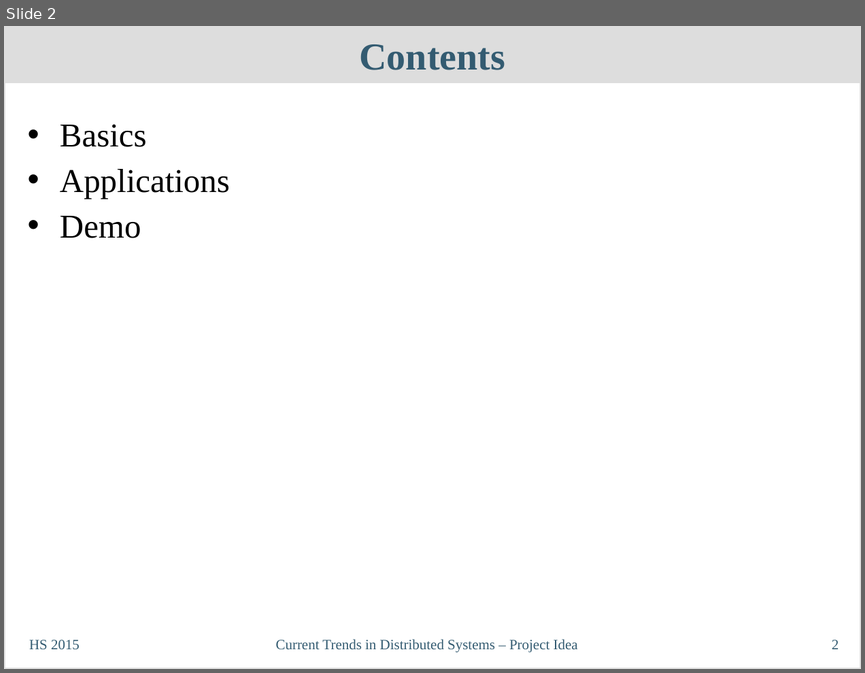
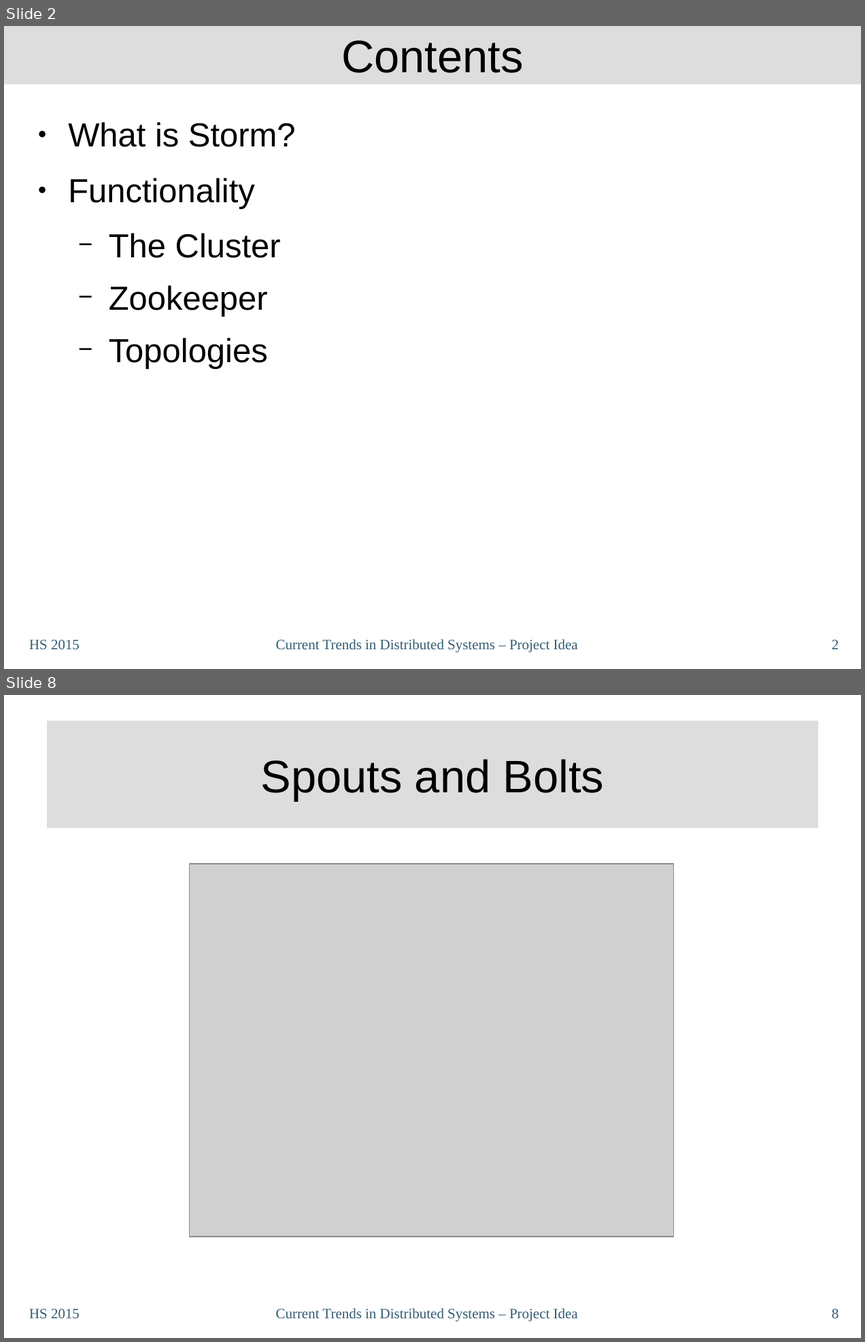
Before and after one commit to philipp-oldenburg/ctds-storm, a slide deck: Storm-Referat/CT-Präsentation - Patrick.odp. Shown one above the other, each under a label of ours: slide 2 before the commit, slides 2 and 8 after it; the slides between them are not shown. The pictures are 865x673 and 865x1342 pixels, drawn with LibreOffice and Linux fonts; fonts in the diff are those of the drawing; grey boxes stand for pictures. Boxes give left, top, right and bottom in pixels: in the first picture for what was removed or moved away, otherwise in the second. Text is boxed around its words. In the diff, an @@ line names an element or a change of style, - is before the commit and + after.

Commit message:
Added my part of the presentation + some images

```diff
--- a/Storm-Referat/CT-Präsentation - Patrick.odp
+++ b/Storm-Referat/CT-Präsentation - Patrick.odp
@@ slide 8 added at (4, 695, 861, 1338), background #FFFFFF @@
@@ title added at (47, 721, 818, 828), fill #DDDDDD, 38.2 pt, text #000000 @@
+Spouts and Bolts
@@ picture added at (190, 864, 674, 1236) @@
@@ text added at (29, 1308, 79, 1318), 12 pt, text #335B71 @@
+HS 2015
@@ text added at (276, 1308, 578, 1321), 12 pt, text #335B71 @@
+Current Trends in Distributed Systems – Project Idea
@@ page number added at (832, 1308, 838, 1318), 12 pt, text #335B71 @@
+8
@@ slide 2 changed as well @@
@@ title "Contents" at (4, 26, 861, 84): size 32 to 38.2 pt, font Times New Roman to Arial, text colour #335B71 to #000000, bold off @@
@@ rectangle removed at (4, 26, 861, 669) @@
@@ text at (68, 122, 296, 369): text changed; font Times New Roman to Arial @@
-• Basics
-• Applications
-• Demo
+● What is Storm?
+● Functionality
+  − The Cluster
+  − Zookeeper
+  − Topologies
```
Also in this commit, not shown: 2 other slides changed, 8 other slides added, 2 other files.
